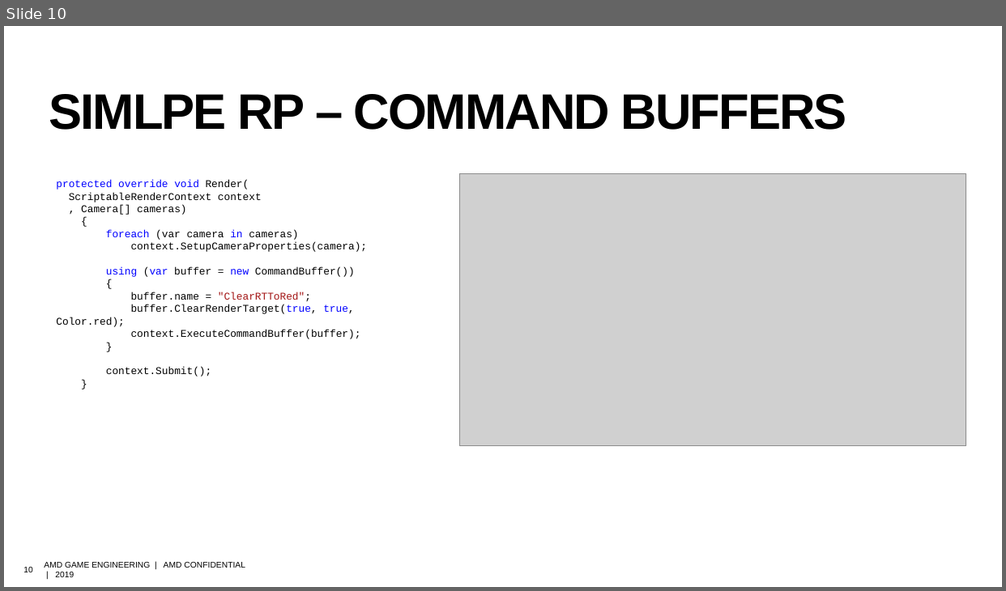
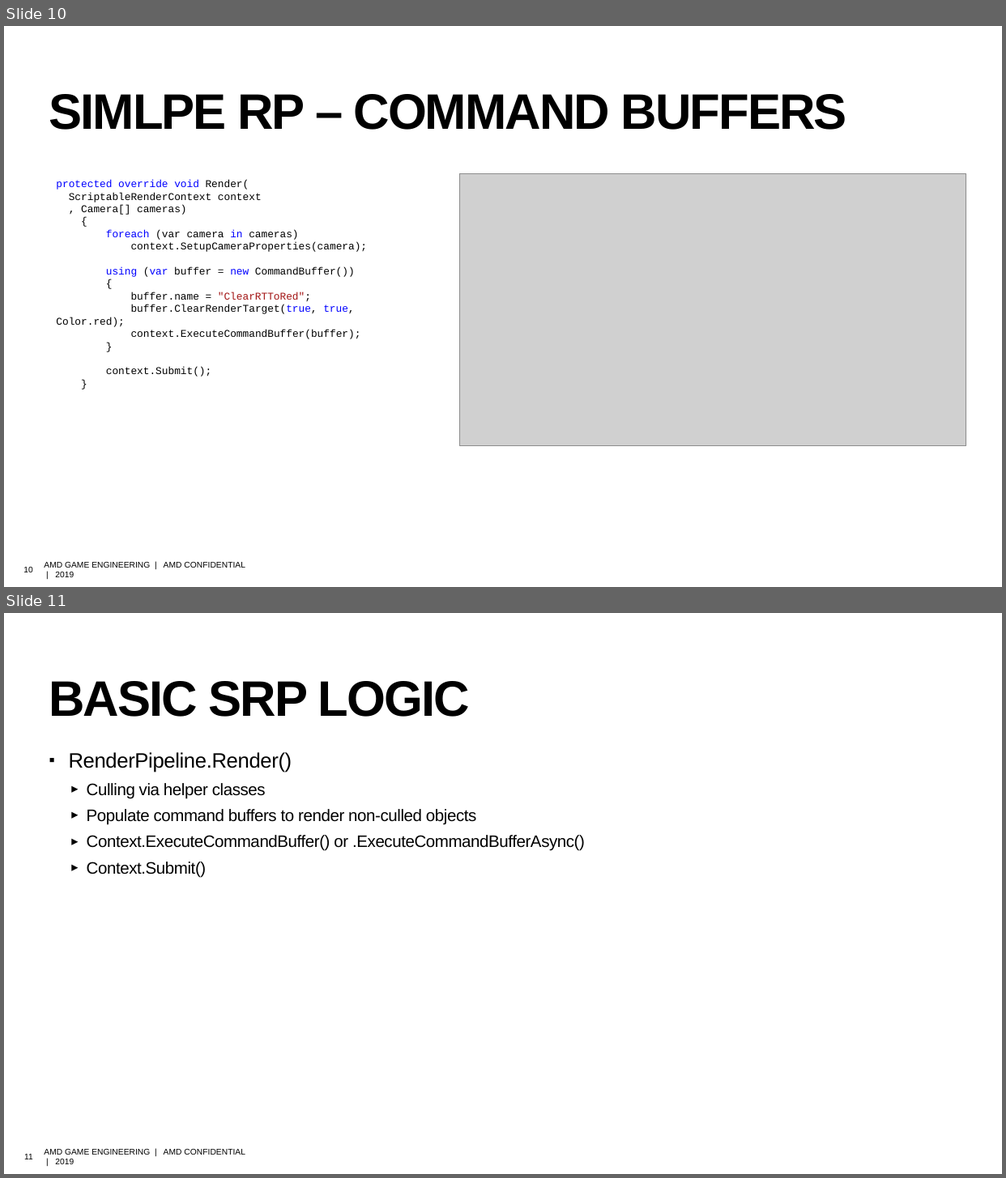
Before and after one commit to david-lively/CustomSRP, a slide deck: HDRP.pptx. Shown one above the other, each under a label of ours: slide 10 before the commit, slides 10 and 11 after it. The pictures are 1006x591 and 1006x1178 pixels, drawn with LibreOffice and Linux fonts; fonts in the diff are those of the drawing; grey boxes stand for pictures; background and template pictures are left out. Boxes give left, top, right and bottom in pixels: in the first picture for what was removed or moved away, otherwise in the second. Text is boxed around its words. In the diff, an @@ line names an element or a change of style, - is before the commit and + after.

```diff
--- a/HDRP.pptx
+++ b/HDRP.pptx
@@ slide 11 added at (4, 613, 1002, 1174), background picture (left out); not listed: 2 template elements that a slide beside it also shows @@
@@ title added at (49, 681, 469, 717), 48 pt, text #000000, bold @@
+BASIC SRP LOGIC
@@ text added at (69, 752, 585, 877), 16 pt, text #000000 @@
+▪ RenderPipeline.Render()
+  ▸ Culling via helper classes
+  ▸ Populate command buffers to render non-culled objects
+  ▸ Context.ExecuteCommandBuffer() or .ExecuteCommandBufferAsync()
+  ▸ Context.Submit()
```
Also in this commit, not shown: 3 slides changed.
